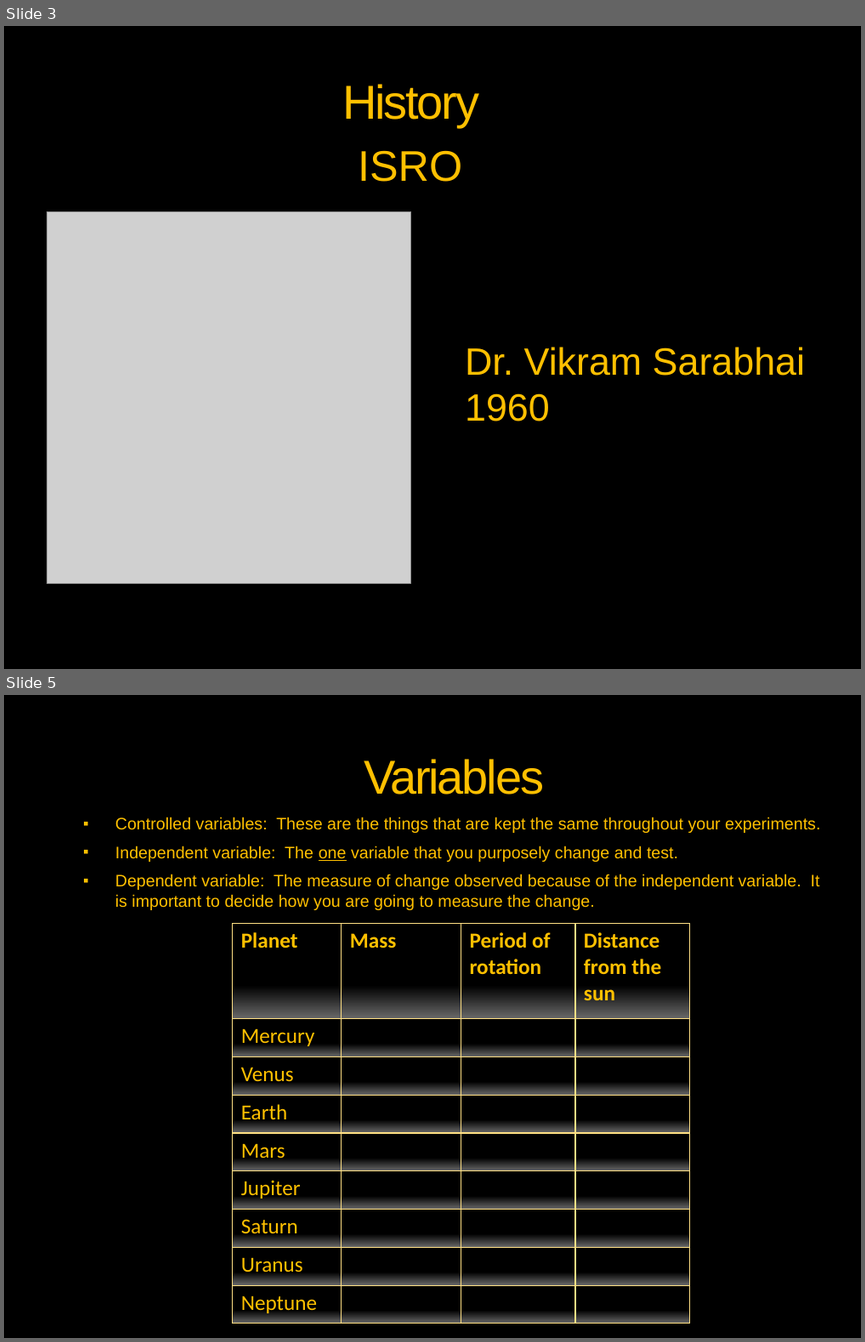
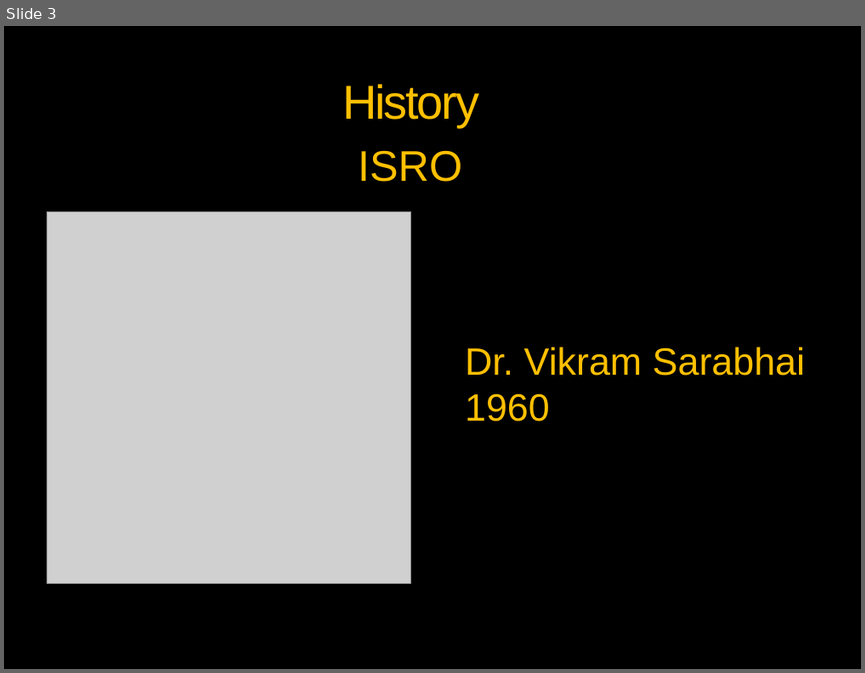
Before and after one commit to vickaas13/tedx, a slide deck: MOM- Taking India to MARS.pptx. Shown one above the other, each under a label of ours: slides 3 and 5 before the commit, slide 3 after it; the slides between them are not shown. The pictures are 865x1342 and 865x673 pixels, drawn with LibreOffice and Linux fonts; fonts in the diff are those of the drawing; grey boxes stand for pictures; background and template pictures are left out. Boxes give left, top, right and bottom in pixels: in the first picture for what was removed or moved away, otherwise in the second. Text is boxed around its words. In the diff, an @@ line names an element or a change of style, - is before the commit and + after.

```diff
--- a/MOM- Taking India to MARS.pptx
+++ b/MOM- Taking India to MARS.pptx
@@ slide 5 removed at <box>4,695,861,1338</box>, background picture (left out); not listed: 3 template elements that a slide beside it also shows @@
@@ title removed at <box>364,759,544,794</box> @@
-Variables
@@ text removed at <box>115,817,820,910</box> @@
-▪ Controlled variables: These are the things that are kept the same throughout your experiments.
-▪ Independent variable: The one variable that you purposely change and test.
-▪ Dependent variable: The measure of change observed because of the independent variable. It is important to decide how you are going to measure the change.
@@ table removed at <box>233,924,689,1324</box>, 9 rows, 4 columns @@
-Planet | Mass | Period of rotation | Distance from the sun
-Mercury |  |  | 
-Venus |  |  | 
-Earth |  |  | 
-Mars |  |  | 
-Jupiter |  |  | 
-Saturn |  |  | 
-Uranus |  |  | 
-Neptune |  |  | 
```
Also in this commit, not shown: 2 slides changed, 10 slides added, 2 other slides removed.
